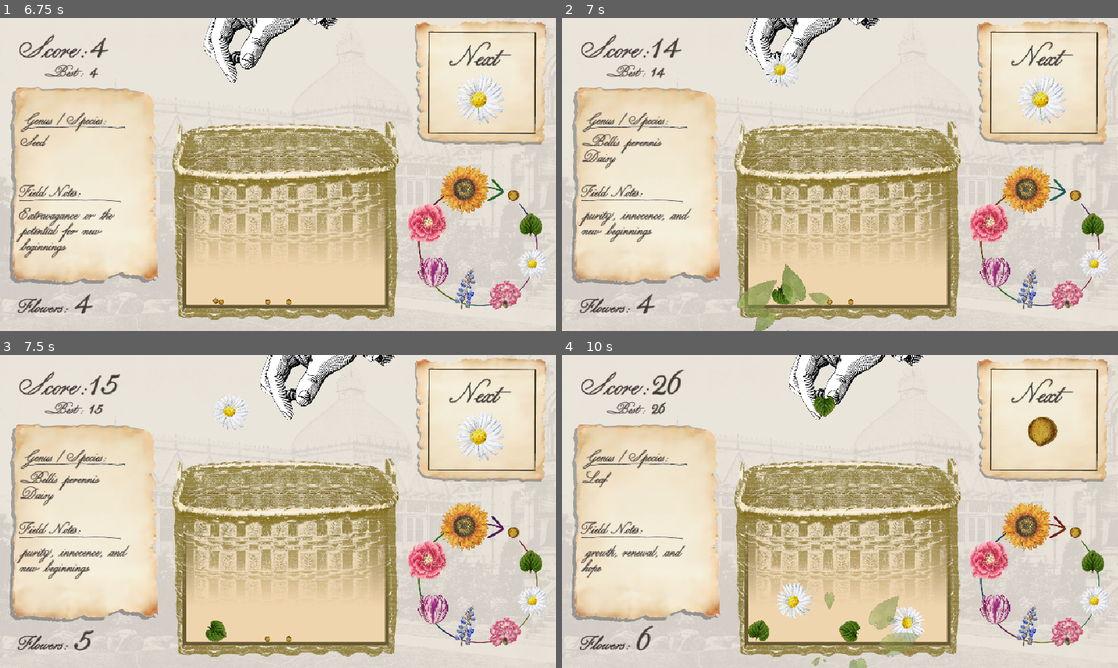
Above: before the commit, frames 1-4 (two rows, left to right).
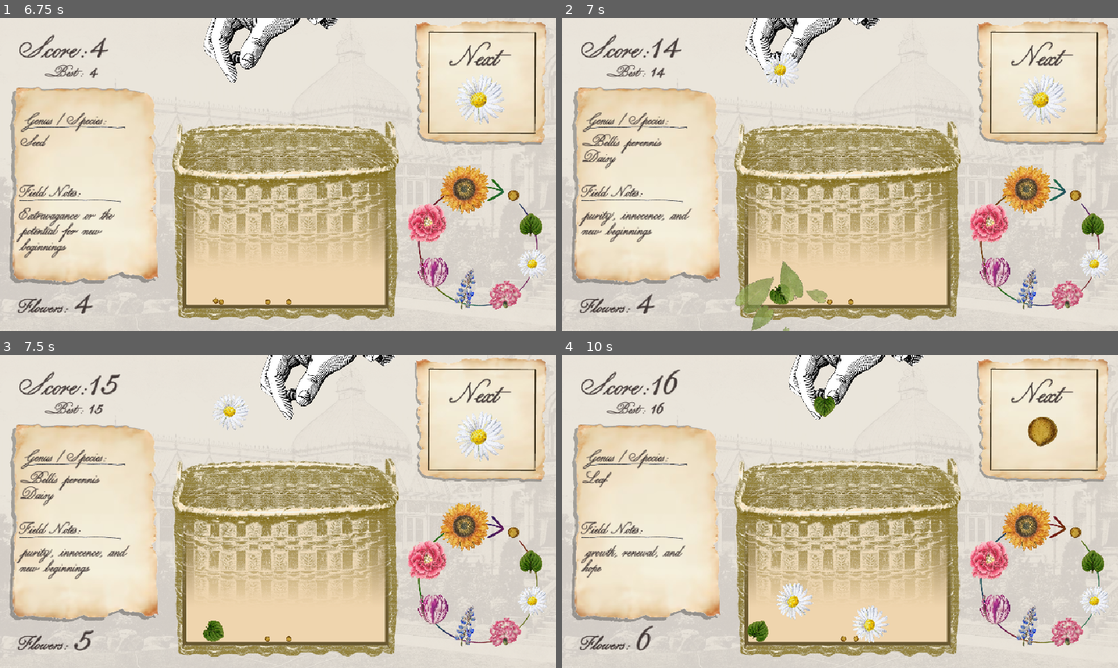
Above: after the commit, the same moments.

Repository: ClebMartin/GMTKGameJam2025
Game: Godot game, scene res://scenes/mainMenu.tscn
The game is run twice, just before and just after one commit, with the same random seed, the same clock (stepped at 60 frames per second) and the same inputs.
Inputs (mouse positions are in pixels of both pictures, inside the frame that each line leads up to):
- Up to frame 1 (6.75 s): click "Start Game" at 0.5 s; tap Enter at 1.25 s; move the mouse to (400, 158) at 1.27 s; hold Space (drop) 1.28-2.03 s; move the mouse to (166, 190) at 2.02 s; tap Space (drop) every 1.5 s from 2.1 to 6.6 s; move the mouse to (333, 105) at 2.77 s; hold Space (drop) 2.78-3.53 s; move the mouse to (250, 237) at 3.52 s; move the mouse to (444, 221) at 4.27 s; hold Space (drop) 4.28-5.03 s; move the mouse to (111, 127) at 5.02 s; move the mouse to (305, 174) at 5.77 s; hold Space (drop) 5.78-6.53 s; move the mouse to (194, 96) at 6.52 s
- Up to frame 2 (7 s): no input
- Up to frame 3 (7.5 s): move the mouse to (400, 495) at 7.27 s; hold Space (drop) from 7.28 s (still down)
- Up to frame 4 (10 s): move the mouse to (728, 527) at 8.02 s; release Space (drop) at 8.03 s; tap Space (drop) at 8.1, 9.6 s; move the mouse to (895, 442) at 8.77 s; hold Space (drop) 8.78-9.53 s; move the mouse to (812, 574) at 9.52 s

Frame 1 is identical in both runs. In frame 2, 0.6% of the frame differs, in the area x 31-49%, y 77-100%; in frame 3, 0.1%; in frame 4, 2.1%, in the area x 16-66%, y 4-100%.

Commit message:
spawn new spawnable at middle point

Diff:
--- a/gmtk-game-jam-2025/scripts/droppable_base.gd
+++ b/gmtk-game-jam-2025/scripts/droppable_base.gd
@@ -35,13 +35,13 @@
 					if (droppable_id == body.droppable_id) or abs(droppable_id - body.droppable_id) == 8:
 						if not disabled: # have to check if original is disabled, else, other droppables would change too
 							var isPrestiged = droppable_id >= 8 or body.droppable_id >=8
-
 							disabled = true
 							body.disabled = true
+							var middle_point = position.lerp(body.position, .5)
 							body.queue_free()
 							# Create next evolution at self.position
 							# Which means, if the sizes of the droppables
 							# are unbalanced, game might look funky
-							droppable_collided.emit(position, droppable_id, isPrestiged)
+							droppable_collided.emit(middle_point, droppable_id, isPrestiged)
 							queue_free()
 			pass
